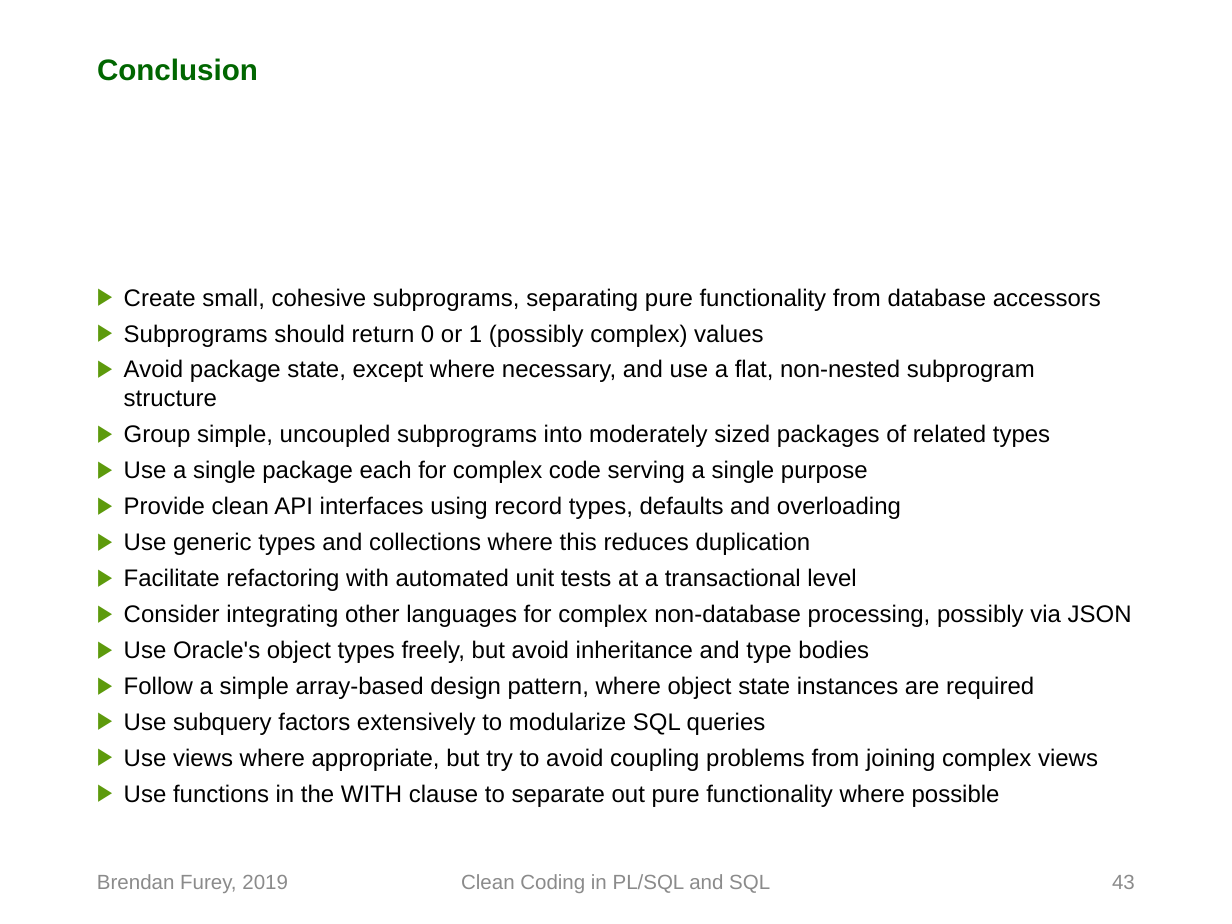
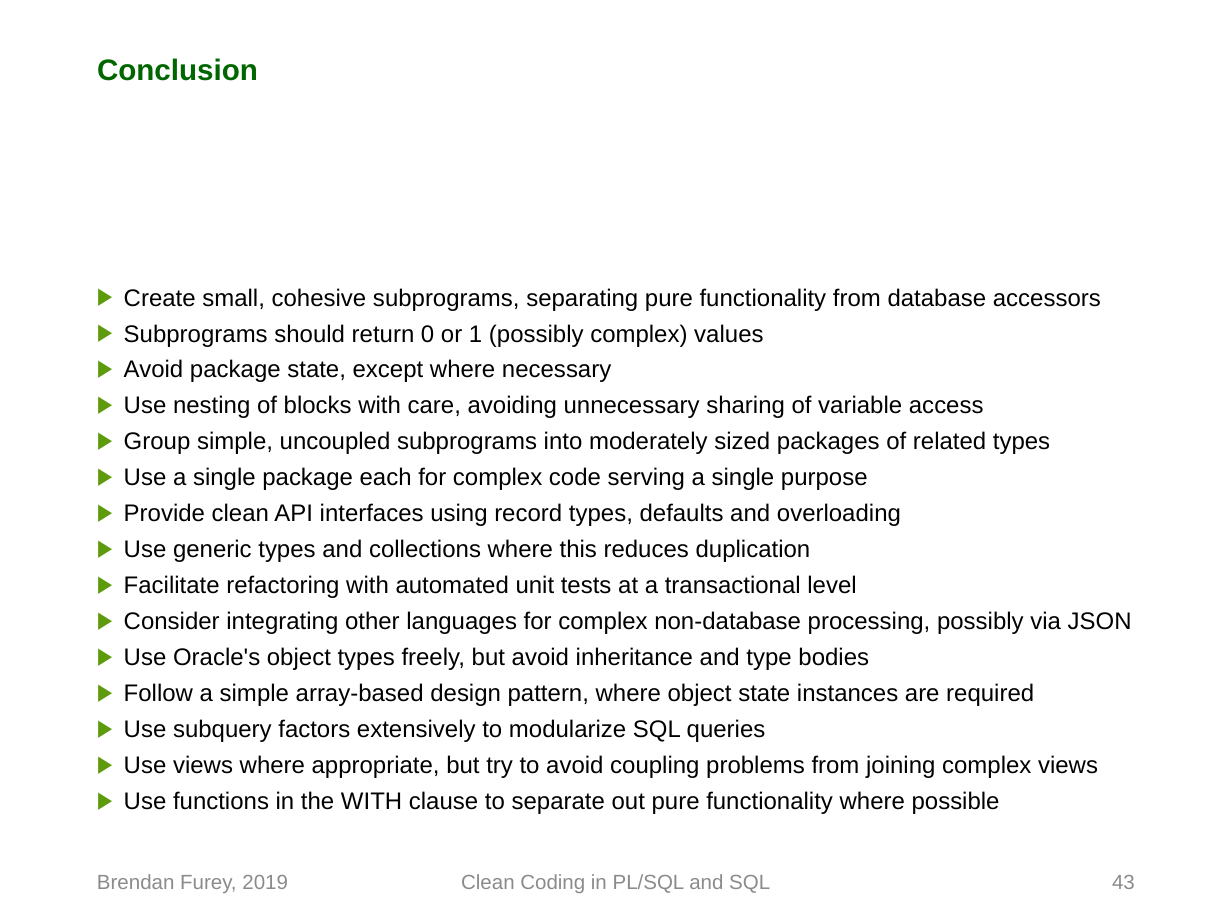
Before and after one commit to BrenPatF/presentations, a slide deck: slide 43 of 2019_clean_coding_plsql_sql/Clean Coding in PLSQL and SQL.pptx. Drawn at 1232x924 pixels with LibreOffice and Linux fonts; fonts in the diff are those of the drawing; background and template pictures are left out. Boxes give left, top, right and bottom in pixels: in the first picture for what was removed or moved away, otherwise in the second. Text is boxed around its words. In the diff, an @@ line names an element or a change of style, - is before the commit and + after.

```diff
--- a/2019_clean_coding_plsql_sql/Clean Coding in PLSQL and SQL.pptx
+++ b/2019_clean_coding_plsql_sql/Clean Coding in PLSQL and SQL.pptx
@@ text at [124,359,984,418]: text changed @@
-▶ Avoid package state, except where necessary, and use a flat, non-nested subprogram structure
+▶ Avoid package state, except where necessary
+▶ Use nesting of blocks with care, avoiding unnecessary sharing of variable access
```
Also in this commit, not shown: 3 other slides changed, 30 other files.
